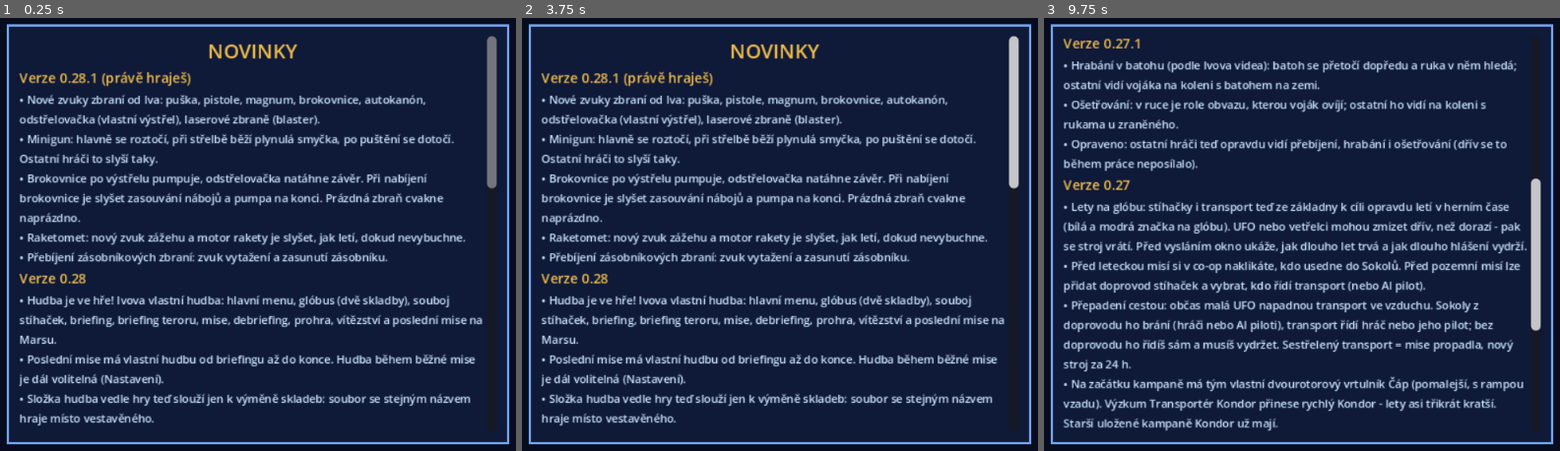
Above: before the commit, frames 1-3 (left to right).
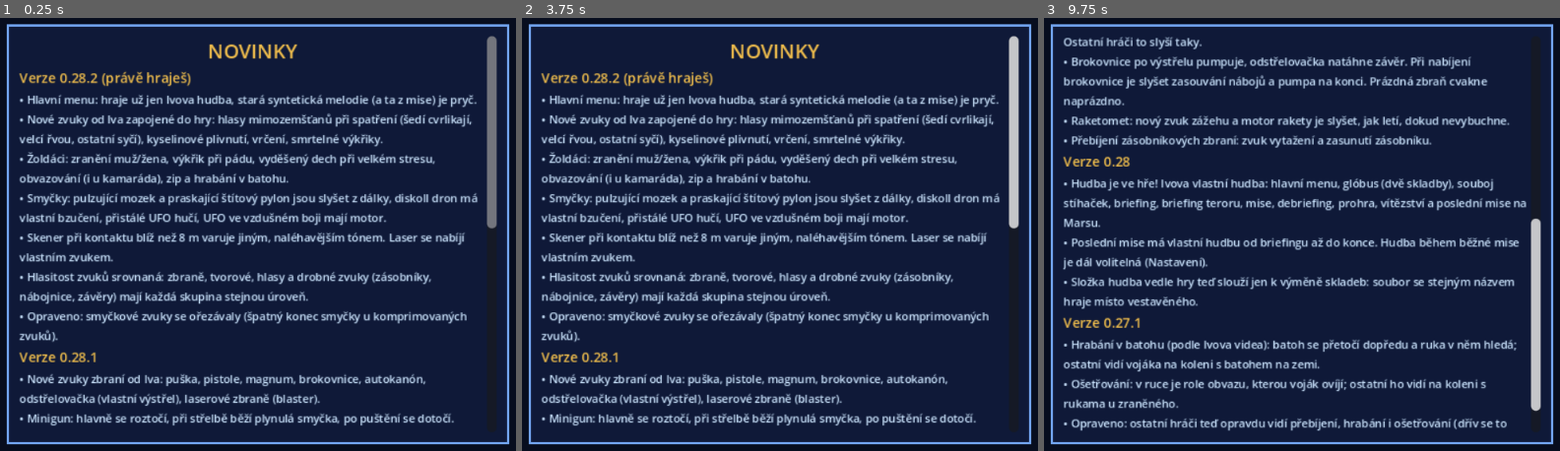
Above: after the commit, the same moments.

Repository: arielistelosbutch/Enemy-Beyond
Game: Godot game, scene res://scenes/Main.tscn
The game is run twice, just before and just after one commit, with the same random seed, the same clock (stepped at 60 frames per second) and the same inputs.
Inputs (mouse positions are in pixels of both pictures, inside the frame that each line leads up to):
- Up to frame 1 (0.25 s): no input
- Up to frame 2 (3.75 s): tap Enter (ready) at 0.5, 2, 3.5 s; move the mouse to (955, 212) at 0.52 s; hold D (move_right) 0.53-1.25 s; hold E (use) 0.53-1.25 s; tap 7 (flare) at 0.6 s; click (955, 212) at 0.67 s; tap Space (jump) at 0.77, 1.25, 2.75 s; drag from (620, 256) to (738, 325) at 1.27 s; move the mouse to (857, 139) at 2.02 s; hold D (move_right) 2.03-2.75 s; hold Right mouse button (aim) 2.03-2.75 s; tap E (use) at 2.3 s; drag from (738, 325) to (542, 169) at 2.77 s; move the mouse to (1017, 303) at 3.52 s; hold A (move_left) from 3.53 s (still down); hold E (use) from 3.53 s (still down); tap 3 (belt1) at 3.6 s
- Up to frame 3 (9.75 s): tap Space (jump) at 3.77, 4.25, 6.77 s; release A (move_left) at 4.25 s; release E (use) at 4.25 s; drag from (1064, 169) to (1183, 126) at 4.27 s; move the mouse to (1343, 234) at 5.02 s; hold S (move_back) 5.03-5.75 s; hold E (use) 5.03-5.75 s; tap 5 (belt3) at 5.1 s; click (1343, 234) at 5.17 s; drag from (1183, 126) to (1142, 256) at 5.77 s; move the mouse to (1477, 212) at 6.52 s; hold W (move_forward) 6.53-7.25 s; hold E (use) 6.53-7.25 s; tap C (crouch) at 6.6 s; drag from (1142, 256) to (1260, 325) at 7.27 s; move the mouse to (1379, 139) at 8.02 s; press the mouse at (1379, 139) at 8.03 s; hold S (move_back) 8.03-8.75 s; tap E (use) at 8.3 s; release the mouse at (1379, 139) at 8.75 s; drag from (1260, 325) to (1064, 169) at 8.77 s; move the mouse to (1539, 303) at 9.52 s; hold W (move_forward) from 9.53 s (still down); hold E (use) from 9.53 s (still down); tap F (flashlight) at 9.6 s; click (1539, 303) at 9.67 s

The runs differ from the first frame. In frame 1, 19% of the frame differs, in the area x 3-97%, y 12-95%; in frame 2, 19%; in frame 3, 25%, in the area x 3-97%, y 4-96%.

Commit message:
0.28.2: Ivo's creature/merc/loop sounds wired in, loudness matched, old synth menu music removed
Co-Authored-By: Claude Opus 5.5 <noreply@anthropic.com>
Claude-Session: https://claude.ai/code/session_01EAk7UDZdciQuxvQV6RdKX6

Diff:
--- a/changelog.json
+++ b/changelog.json
@@ -1,4 +1,13 @@
 {
+ "0.28.2": [
+  "Hlavní menu: hraje už jen Ivova hudba, stará syntetická melodie (a ta z mise) je pryč.",
+  "Nové zvuky od Iva zapojené do hry: hlasy mimozemšťanů při spatření (šedí cvrlikají, velcí řvou, ostatní syčí), kyselinové plivnutí, vrčení, smrtelné výkřiky.",
+  "Žoldáci: zranění muž/žena, výkřik při pádu, vyděšený dech při velkém stresu, obvazování (i u kamaráda), zip a hrabání v batohu.",
+  "Smyčky: pulzující mozek a praskající štítový pylon jsou slyšet z dálky, diskoll dron má vlastní bzučení, přistálé UFO hučí, UFO ve vzdušném boji mají motor.",
+  "Skener při kontaktu blíž než 8 m varuje jiným, naléhavějším tónem. Laser se nabíjí vlastním zvukem.",
+  "Hlasitost zvuků srovnaná: zbraně, tvorové, hlasy a drobné zvuky (zásobníky, nábojnice, závěry) mají každá skupina stejnou úroveň.",
+  "Opraveno: smyčkové zvuky se ořezávaly (špatný konec smyčky u komprimovaných zvuků)."
+ ],
  "0.28.1": [
   "Nové zvuky zbraní od Iva: puška, pistole, magnum, brokovnice, autokanón, odstřelovačka (vlastní výstřel), laserové zbraně (blaster).",
   "Minigun: hlavně se roztočí, při střelbě běží plynulá smyčka, po puštění se dotočí. Ostatní hráči to slyší taky.",
--- a/scripts/alien.gd
+++ b/scripts/alien.gd
@@ -176,6 +176,16 @@
 
 func _ready() -> void:
 	mission = get_tree().current_scene
+	# the big brain pulses, the shield pylon crackles - you hear them from afar
+	if race in ["mozek", "pylon"]:
+		var lp := AudioStreamPlayer3D.new()
+		lp.stream = Game.loop_stream("brain_pulse" if race == "mozek" else "shield_pylon")
+		lp.unit_size = 6.0
+		lp.max_distance = 50.0
+		lp.bus = "Ambient"
+		add_child(lp)
+		lp.position = Vector3(0, 1.5, 0)
+		lp.autoplay = true
 	agent = NavigationAgent3D.new()
 	agent.path_desired_distance = 0.6
 	agent.target_desired_distance = 0.8
@@ -601,6 +611,23 @@
 	collision_layer = 0
 	Game.play_at(mission, "death", global_position, -4)
 
+## It has seen you: a voice by race (greys chitter, the big ones roar, the rest hiss).
+var _voice_cd := 0.0
+@rpc("authority", "call_local", "unreliable")
+func _alert_voice() -> void:
+	var now := Time.get_ticks_msec() / 1000.0
+	if now < _voice_cd or mission == null:
+		return
+	_voice_cd = now + 8.0
+	var base := race.trim_suffix("_velitel")
+	var v := ""
+	match base:
+		"grey", "levit", "myslodej": v = "alien"
+		"bijec", "jestetan": v = "roar" if randf() < 0.5 else "hiss"
+		"lihnoun", "nador": v = "hiss"
+	if v != "":
+		Game.play_at(mission, v, global_position + Vector3.UP, -4)
+
 @rpc("authority", "call_local", "reliable")
 func _death_pool() -> void:
 	_bleed(0.9)
@@ -690,6 +717,7 @@
 	if state != S.COMBAT:
 		state = S.COMBAT
 		phase = "shoot" if seen else "hide"
+		_alert_voice.rpc()
 		shots_left = rng.randi_range(R["shots"][0], R["shots"][1]) if R.has("shots") else 1
 		react = rng.randf_range(0.9, 1.6) * (0.65 if Game.veteran() else (1.4 if Game.easy() else 1.0)) * (0.7 if _rally_t > 0 else 1.0)   # the moment of surprise
 		hide_t = rng.randf_range(2.0, 4.0)
@@ -1044,7 +1072,7 @@
 @rpc("authority", "call_local", "reliable")
 func _plasma(from: Vector3, dir: Vector3, power := 1.0, kind := "plasma") -> void:
 	# the big ones (and the drones) fire the heavy plasma, ten takes so it never repeats
-	Game.play_at(mission, ("plasma_heavy" if power >= 1.3 else "plasma") if kind == "plasma" else "lunge", from, -2 + (power - 1.0) * 2.0)
+	Game.play_at(mission, ("plasma_heavy" if power >= 1.3 else "plasma") if kind == "plasma" else ("acid_spit" if kind == "acid" else "lunge"), from, -2 + (power - 1.0) * 2.0)
 	var bolt := Node3D.new()
 	bolt.set_script(BoltScript)
 	bolt.power = power
--- a/scripts/drone_alien.gd
+++ b/scripts/drone_alien.gd
@@ -23,7 +23,7 @@
 func _ready() -> void:
 	super._ready()
 	hum = AudioStreamPlayer3D.new()
-	hum.stream = Game.sound("hum")
+	hum.stream = Game.loop_stream("drone_hover") if race == "diskoll" else Game.sound("hum")
 	hum.volume_db = -8.0 if race == "diskoll" else -4.0
 	hum.pitch_scale = 1.3 if race == "diskoll" else 0.7
 	hum.max_distance = 30.0
--- a/scripts/escort.gd
+++ b/scripts/escort.gd
@@ -81,6 +81,12 @@
 		var u := Game.model("ufo_scout")
 		add_child(u)
 		u.scale = Vector3.ONE * 1.6
+		var eng := AudioStreamPlayer3D.new()
+		eng.stream = Game.loop_stream("ufo_engine")
+		eng.unit_size = 40.0
+		eng.max_distance = 900.0
+		eng.autoplay = true
+		u.add_child(eng)
 		var a := -PI / 2 + (i - n / 2.0) * 0.5
 		u.position = Vector3(cos(a) * 700.0, 920 + randf_range(-40, 40), sin(a) * 700.0)
 		var ul := OmniLight3D.new()
--- a/scripts/game.gd
+++ b/scripts/game.gd
@@ -2,8 +2,8 @@
 ## Enemy Beyond - global state: controls, the mercenary's profile, item rules,
 ## shared materials and sounds.
 
-const VERSION := "0.28.1 prototyp"
-const VERSION_NUM := "0.28.1"
+const VERSION := "0.28.2 prototyp"
+const VERSION_NUM := "0.28.2"
 
 # ---- items (like UFO: every item has weight; hands, belt and backpack hold them) ----
 const ITEMS := {
@@ -865,8 +865,16 @@
 		if m is ShaderMaterial:
 			m.set_shader_parameter("jitter", 1.0 if retro else 0.0)
 
+## A looping copy of a sound (for hums, engines, burning flares).
+func loop_stream(sname: String) -> AudioStream:
+	var st: AudioStreamWAV = (sound(sname) as AudioStreamWAV).duplicate()
+	st.loop_mode = AudioStreamWAV.LOOP_FORWARD
+	st.loop_begin = 0
+	st.loop_end = int(st.get_length() * st.mix_rate)
+	return st
+
 ## Sounds with several takes (name_0..name_N-1): a random one each time.
-const VARIANTS := {"plasma_heavy": 10, "casing": 4}
+const VARIANTS := {"plasma_heavy": 10, "casing": 4, "step_heavy": 3}
 func sound(sname: String) -> AudioStream:
 	if VARIANTS.has(sname):
 		sname = "%s_%d" % [sname, randi() % int(VARIANTS[sname])]
--- a/scripts/hud.gd
+++ b/scripts/hud.gd
@@ -492,7 +492,7 @@
 		near = min(near, Vector2(b["pos"].x - p.global_position.x, b["pos"].z - p.global_position.z).length())
 	if near < SCAN_RANGE and _ping_t <= 0:
 		_ping_t = lerpf(0.22, 1.4, near / SCAN_RANGE)
-		Game.play_ui(mission(), "ping", -16 + (SCAN_RANGE - near) / 2.5)
+		Game.play_ui(mission(), "scanner_close" if near < 8.0 else "ping", -16 + (SCAN_RANGE - near) / 2.5)
 	if _scan_t > 0:
 		return
 	_scan_t = 0.5
--- a/scripts/intercept.gd
+++ b/scripts/intercept.gd
@@ -104,6 +104,12 @@
 	add_child(ufo)
 	ufo.scale = Vector3.ONE * float(k["scale"])
 	ufo.position = Vector3(randf_range(-150, 150), 920, -650)
+	var eng := AudioStreamPlayer3D.new()
+	eng.stream = Game.loop_stream("ufo_engine")
+	eng.unit_size = 40.0
+	eng.max_distance = 900.0
+	eng.autoplay = true
+	ufo.add_child(eng)
 	ufo_dir = Vector3(randf_range(-1, 1), 0, -1).normalized()
 	var ul := OmniLight3D.new()
 	ul.light_color = Color(0.6, 0.35, 1.0)
--- a/scripts/main_menu.gd
+++ b/scripts/main_menu.gd
@@ -12,7 +12,6 @@
 var _confirm_new := false
 var _confirm_fire := false
 var _status: Label
-var _music: AudioStreamPlayer
 
 func _ready() -> void:
 	Input.mouse_mode = Input.MOUSE_MODE_VISIBLE
@@ -21,15 +20,6 @@
 	bg.color = BG
 	bg.set_anchors_preset(Control.PRESET_FULL_RECT)
 	add_child(bg)
-	_music = AudioStreamPlayer.new()
-	var st: AudioStreamWAV = Game.sound("music_menu")
-	st.loop_mode = AudioStreamWAV.LOOP_FORWARD
-	st.loop_end = st.data.size() / 2
-	_music.stream = st
-	_music.volume_db = -8
-	_music.bus = "Music"
-	add_child(_music)
-	_music.play()
 	Net.roster_changed.connect(_refresh_lobby)
 	Net.wallets_changed.connect(_refresh_lobby)
 	Net.note.connect(_on_note)
--- a/scripts/mission.gd
+++ b/scripts/mission.gd
@@ -254,6 +254,7 @@
 		if weather == "rain":
 			rain.amount = 380
 	_build_door()
+	_ufo_ambience()
 	_build_beacons()
 	if mtype() == "rescue":
 		var vr := RandomNumberGenerator.new()
@@ -275,11 +276,19 @@
 	else:
 		_client_ready.rpc_id(1)
 
+## The landed (or crashed) ship hums in the dark: you hear it before you see it.
+func _ufo_ambience() -> void:
+	if not map.has("ufo") or map["ufo"] == Vector3.ZERO or mtype() in ["base", "mars"]:
+		return
+	var ap := AudioStreamPlayer3D.new()
+	ap.unit_size = 5.0
+	ap.max_distance = 45.0
+	add_child(ap)
+	ap.global_position = map["ufo"] + Vector3(0, 1.5, 0)
+	_loop_player(ap, "ufo_hum", -6.0)
+
 func _loop_player(ap: Node, sname: String, db: float) -> void:
-	var st: AudioStreamWAV = Game.sound(sname).duplicate()
-	st.loop_mode = AudioStreamWAV.LOOP_FORWARD
-	st.loop_end = st.data.size() / 2
-	ap.stream = st
+	ap.stream = Game.loop_stream(sname)
 	ap.volume_db = db
 	ap.bus = "Ambient"
 	if not ap.is_inside_tree():
--- a/scripts/player.gd
+++ b/scripts/player.gd
@@ -854,6 +854,8 @@
 	t *= 0.65 if Game.has_talent(merc, "rychle_ruce") else 1.0
 	var dig := a.begins_with("p") or b.begins_with("p")
 	busy_stand = dig
+	if dig:
+		_pack_sounds()
 	_start_busy(t, ("Hrabu se v batohu" if dig else "Beru") + ": " + Game.ITEMS[ia["id"]]["short"], func():
 		busy_stand = false
 		if inv.get(a) != ia:
@@ -910,6 +912,8 @@
 	t *= 0.65 if Game.has_talent(merc, "rychle_ruce") else 1.0
 	var dig := src.begins_with("p") or put.begins_with("p")
 	busy_stand = dig
+	if dig:
+		_pack_sounds()
 	if src in ["back", "side", "b0", "b1", "b2", "b3"]:
 		it["home"] = src
 	_start_busy(t, ("Hrabu se v batohu" if dig else "Beru") + ": " + Game.ITEMS[it["id"]]["short"], func():
@@ -1179,7 +1183,7 @@
 		_breath_snd -= delta
 		if _breath_snd <= 0:
 			_breath_snd = lerp(2.6, 1.1, breath)
-			Game.play_ui(self, "breath", -22 + breath * 12.0)
+			Game.play_ui(self, "breath_scared" if stress > 60.0 else "breath", -22 + breath * 12.0)
 	velocity.x = dir.x * speed
 	velocity.z = dir.z * speed
 	if not is_on_floor():
@@ -1634,7 +1638,7 @@
 			return
 		var unknown := Game.alien_unknown(wp["id"])
 		var ta: float = float(rule["reload"]) * (3.5 if unknown else 1.0) * (0.65 if Game.has_talent(merc, "rychle_prebiti") else 1.0)
-		Game.play_at(self, "hum", global_position, -10)
+		Game.play_at(self, "laser_charge", global_position, -8)
 		_start_busy(ta, "Zkouším, jak se to nabíjí" if unknown else "Nabíjím článek", func():
 			if not is_instance_valid(self) or dead:
 				return
@@ -1775,6 +1779,11 @@
 			m.name = "Carry"
 			_rl_hand.add_child(m)
 	return _rl_hand
+
+## Zip open, then the hand rummages.
+func _pack_sounds() -> void:
+	Game.play_at(mission, "backpack_zip", global_position + Vector3.UP, -6)
+	get_tree().create_timer(0.5).timeout.connect(func(): if is_instance_valid(self) and busy > 0: Game.play_at(mission, "backpack_rummage", global_position + Vector3.UP, -6))
 
 ## The backpack swung round to the front while digging in it (first person).
 var _pack_node: Node3D
@@ -2137,7 +2146,7 @@
 	stress = min(100.0, stress + dmg * (1.4 - float(merc.get("bravery", 40)) / 100.0) * 2.0)
 	if dmg > 6.0:
 		bleeding += 0.25
-	Game.play_ui(self, "hit", -4)
+	Game.play_ui(self, "hurt_female" if merc.get("look", {}).get("female", false) else "hurt_male", -4)
 	mission.hud.damage_flash(from)
 	if hp <= 0:
 		hp = 0
@@ -2146,7 +2155,7 @@
 		crouching = true
 		light_on = false
 		mission.hud.message("PADL JSI! Krvácíš - spoluhráč tě musí ošetřit (E s lékárničkou) nebo odnést.", 6.0)
-		Game.play_ui(self, "death", -6)
+		Game.play_ui(self, "death_male", -6)
 
 func _bleed(delta: float) -> void:
 	if bleeding > 0 and not downed:
@@ -2235,6 +2244,7 @@
 		return
 	if hp >= max_hp and bleeding <= 0:
 		return
+	Game.play_ui(self, "bandage", -6)
 	_start_busy(3.0, "Ošetřuji se", func():
 		if not inv.has(slot): return
 		inv[slot]["uses"] = int(inv[slot]["uses"]) - 1
@@ -2281,6 +2291,7 @@
 			heal_time *= 1.6     # cutting the seed out takes time
 		var verb := "Vyřezávám zárodek - %s" if best.infected else ("Ošetřuji %s" if best.downed else "Obvazuji %s")
 		target.being_healed.rpc_id(target.get_multiplayer_authority(), display_name, heal_time)
+		Game.play_at(mission, "bandage", global_position + Vector3.UP, -6)
 		_start_busy(heal_time, verb % best.display_name, func():
 			if not is_instance_valid(target) or target.dead:
 				return
--- a/update/version.json
+++ b/update/version.json
@@ -1 +1 @@
-{"version": "0.28.1", "min_build": "0.13", "pck": "https://raw.githubusercontent.com/arielistelosbutch/Enemy-Beyond/main/update/enemy_beyond_0.28.1.pck", "zip": "https://github.com/arielistelosbutch/Enemy-Beyond/raw/main/hratelny-test/EnemyBeyond-0.28-windows.zip"}
+{"version": "0.28.2", "min_build": "0.13", "pck": "https://raw.githubusercontent.com/arielistelosbutch/Enemy-Beyond/main/update/enemy_beyond_0.28.2.pck", "zip": "https://github.com/arielistelosbutch/Enemy-Beyond/raw/main/hratelny-test/EnemyBeyond-0.28-windows.zip"}
Not shown, added: assets/sounds/acid_spit.wav.import
Not shown, added: assets/sounds/backpack_rummage.wav.import
Not shown, added: assets/sounds/backpack_zip.wav.import
Not shown, added: assets/sounds/bandage.wav.import
Not shown, added: assets/sounds/brain_pulse.wav.import
Not shown, added: assets/sounds/breath_scared.wav.import
Not shown, added: assets/sounds/death_male.wav.import
Not shown, added: assets/sounds/drone_hover.wav.import
Not shown, added: assets/sounds/hiss.wav.import
Not shown, added: assets/sounds/hurt_female.wav.import
Not shown, added: assets/sounds/hurt_male.wav.import
Not shown, added: assets/sounds/laser_charge.wav.import
(and 69 more such lines)
